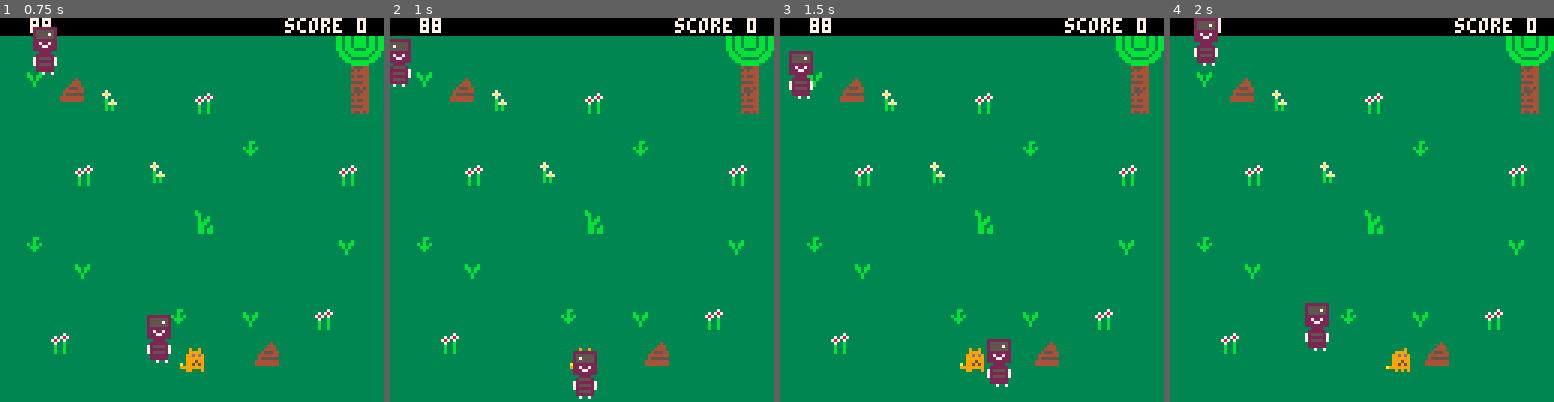
Above: before the commit, frames 1-4 (left to right).
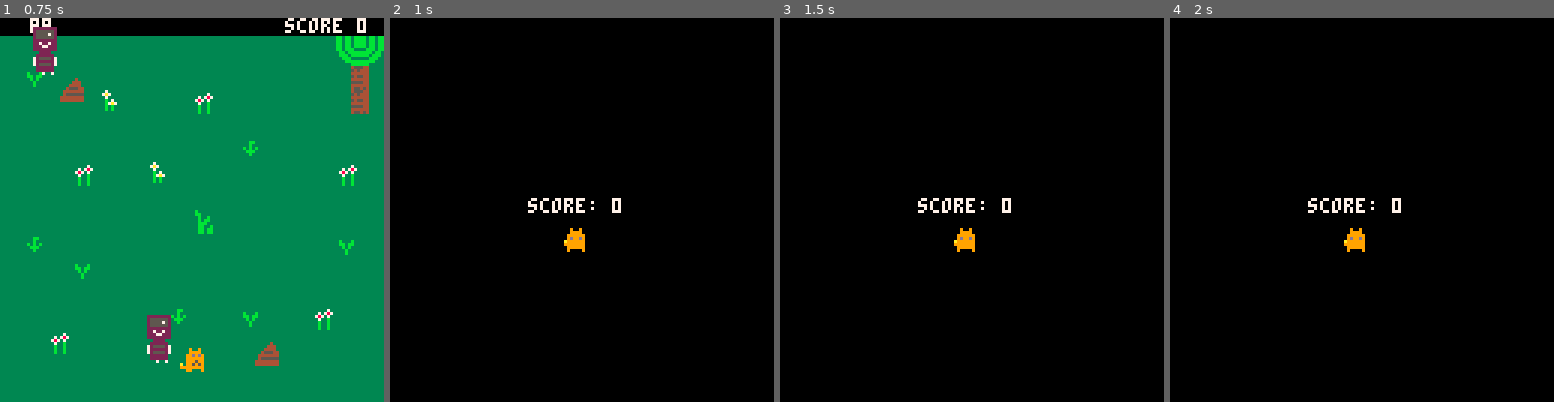
Above: after the commit, the same moments.

Repository: CornflakesOnGit/bonk-thief-horror
Game: PICO-8 cartridge bonk.p8
The game is run twice, just before and just after one commit, with the same random seed, the same clock (stepped at 60 frames per second) and the same inputs.
Inputs:
- Up to frame 1 (0.75 s): no input
- Up to frame 2 (1 s): no input
- Up to frame 3 (1.5 s): no input
- Up to frame 4 (2 s): hold Right from 1.6 s (still down)

Frame 1 is identical in both runs. In frame 2, 96% of the frame differs, in the area x 0-100%, y 0-100%; in frame 3, 96%; in frame 4, 96%.

Commit message:
renamed unstuck_timer to unstuck_counter, and..
centered bonk on game over screen

Diff:
--- a/bonk_code.lua
+++ b/bonk_code.lua
@@ -12,7 +12,7 @@
     show_poop_text = true
 
 -- debugging my teleporting poop
-    unstuck_timer = 0
+    unstuck_counter = 0
     no_collision_frames = 0
 
     score_sound_played = false
@@ -357,8 +357,8 @@
     if checkcollision(thief1, poop1) or checkcollision(thief1, poop2) or
        checkcollision(thief2, poop1) or checkcollision(thief2, poop2) then
         collision_detected = true
-        unstuck_timer = unstuck_timer + 1
-        if unstuck_timer > 7 then
+        unstuck_counter = unstuck_counter + 1
+        if unstuck_counter > 7 then
             if checkcollision(thief1, poop1) then
                 thief1.pos.x = thief1.pos.x + 10
             elseif checkcollision(thief1, poop2) then
@@ -368,19 +368,19 @@
             elseif checkcollision(thief2, poop2) then
                 thief2.pos.x = thief2.pos.x + 10
             end
-            unstuck_timer = 0
+            unstuck_counter = 0
         end
     end
 
 -- This timer counts up all the time.
--- If it ever reaches 5 frames with no collision between any poops and thieves, it resets the unstuck_timer to zero.
+-- If it ever reaches 5 frames with no collision between any poops and thieves, it resets the unstuck_counter to zero.
 -- This prevents a bug where after every 7 collisions between thieves and poop, they get teleported 10 pixels
 -- (this bug was introduced with the upper part of the emergency_poop_jump function.)
 -- (previously, the unstuck timer would only be set back to 0 when a thief made the emergency jump)
     if not collision_detected then
         no_collision_frames = no_collision_frames + 1
         if no_collision_frames > 5 then
-            unstuck_timer = 0
+            unstuck_counter = 0
             no_collision_frames = 0
         end
     else
@@ -515,10 +515,10 @@
 end
 
 function end_game()
-    if time_left < 0 then
+    if time_left < 89 then
         cls(0)
         print("score: " ..score,46,60,7)
-        spr(16,56,70)
+        spr(16,58,70)
 
         if score > 20 and score_sound_played == false then
             sfx(7)
